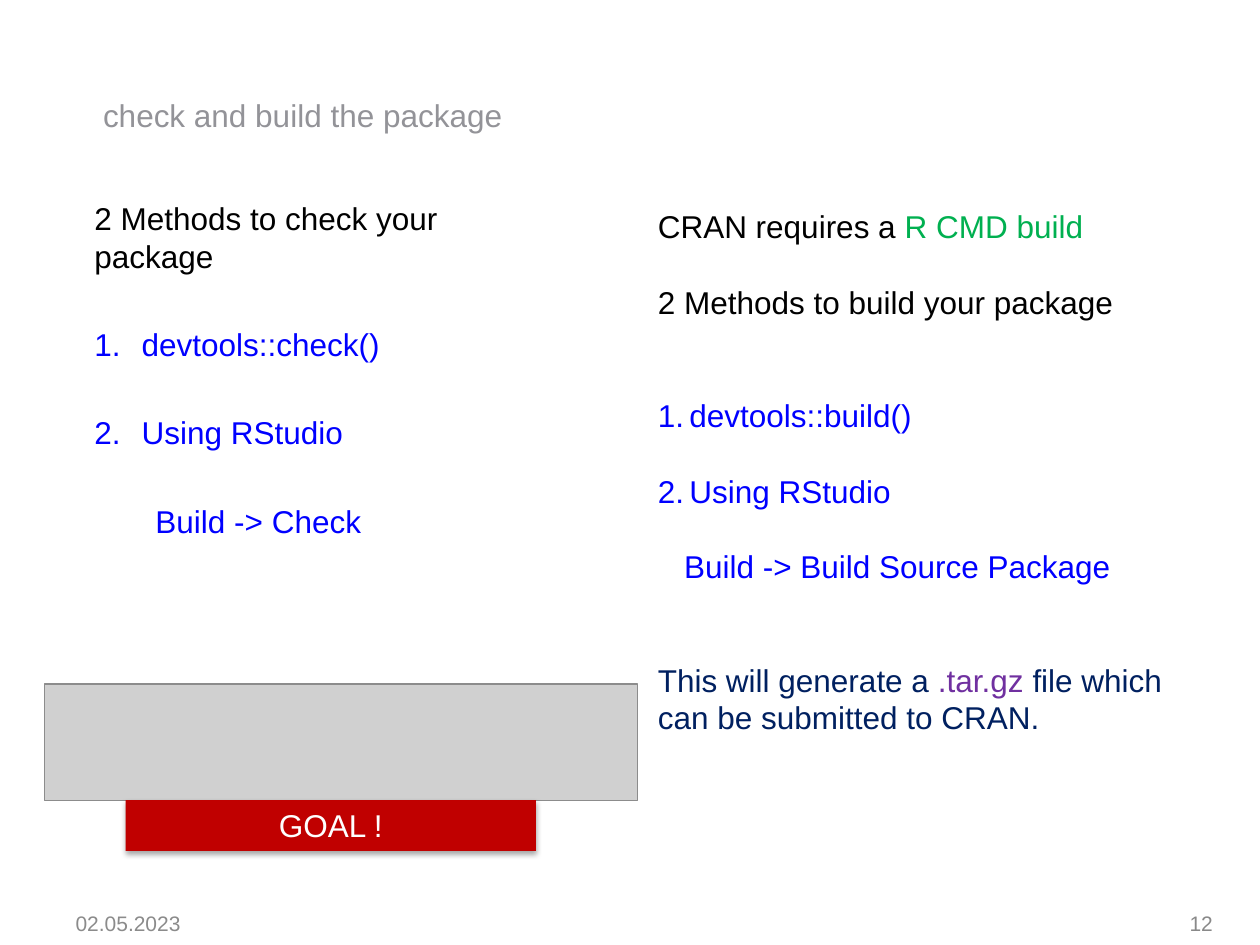
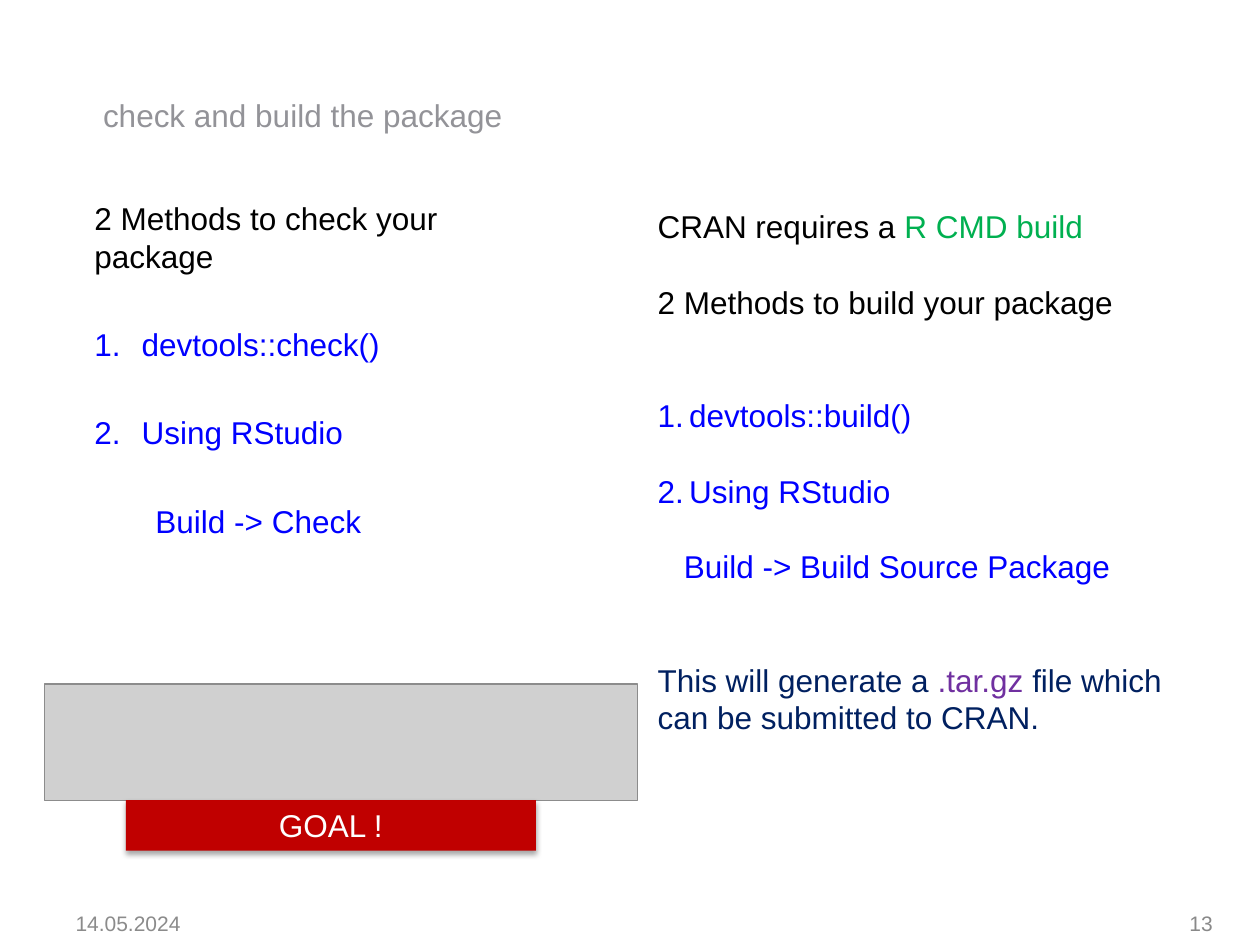
Before and after one commit to SergejRuff/package-development, a slide deck: slide 13 of R-package/Into to R Package Development (1).pptx (slide 12 before the commit). Drawn at 1260x945 pixels with LibreOffice and Linux fonts; fonts in the diff are those of the drawing; grey boxes stand for pictures; background and template pictures are left out. Boxes give left, top, right and bottom in pixels: in the first picture for what was removed or moved away, otherwise in the second. Text is boxed around its words. In the diff, an @@ line names an element or a change of style, - is before the commit and + after.

```diff
--- a/R-package/Into to R Package Development (1).pptx
+++ b/R-package/Into to R Package Development (1).pptx
@@ text at (76,916,181,931): text changed @@
-02.05.2023
+14.05.2024
@@ page number at (1189,916,1212,931): text changed @@
-12
+13
```
Also in this commit, not shown: 14 other slides changed, 2 slides added, 2 other files.
